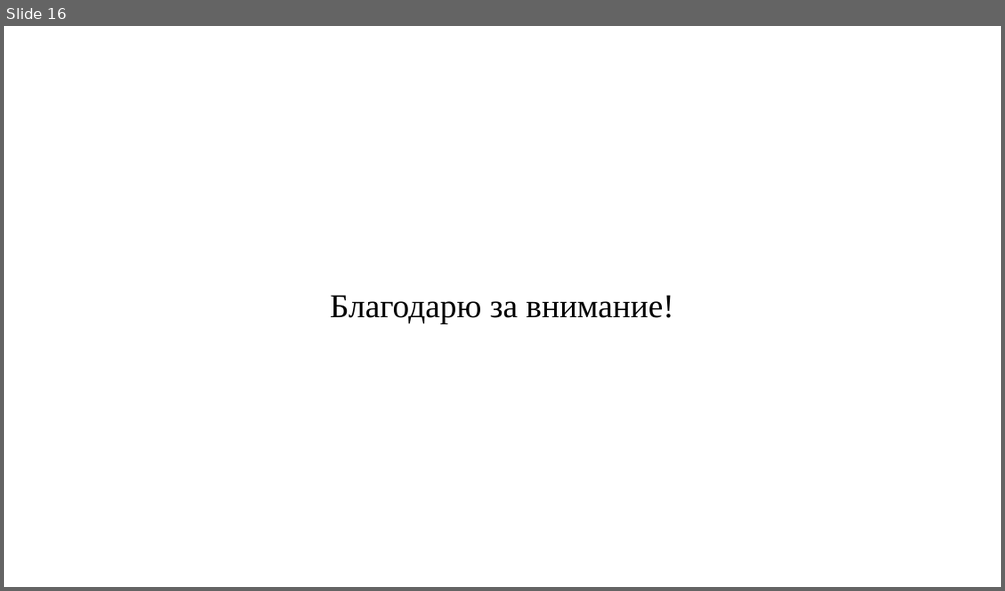
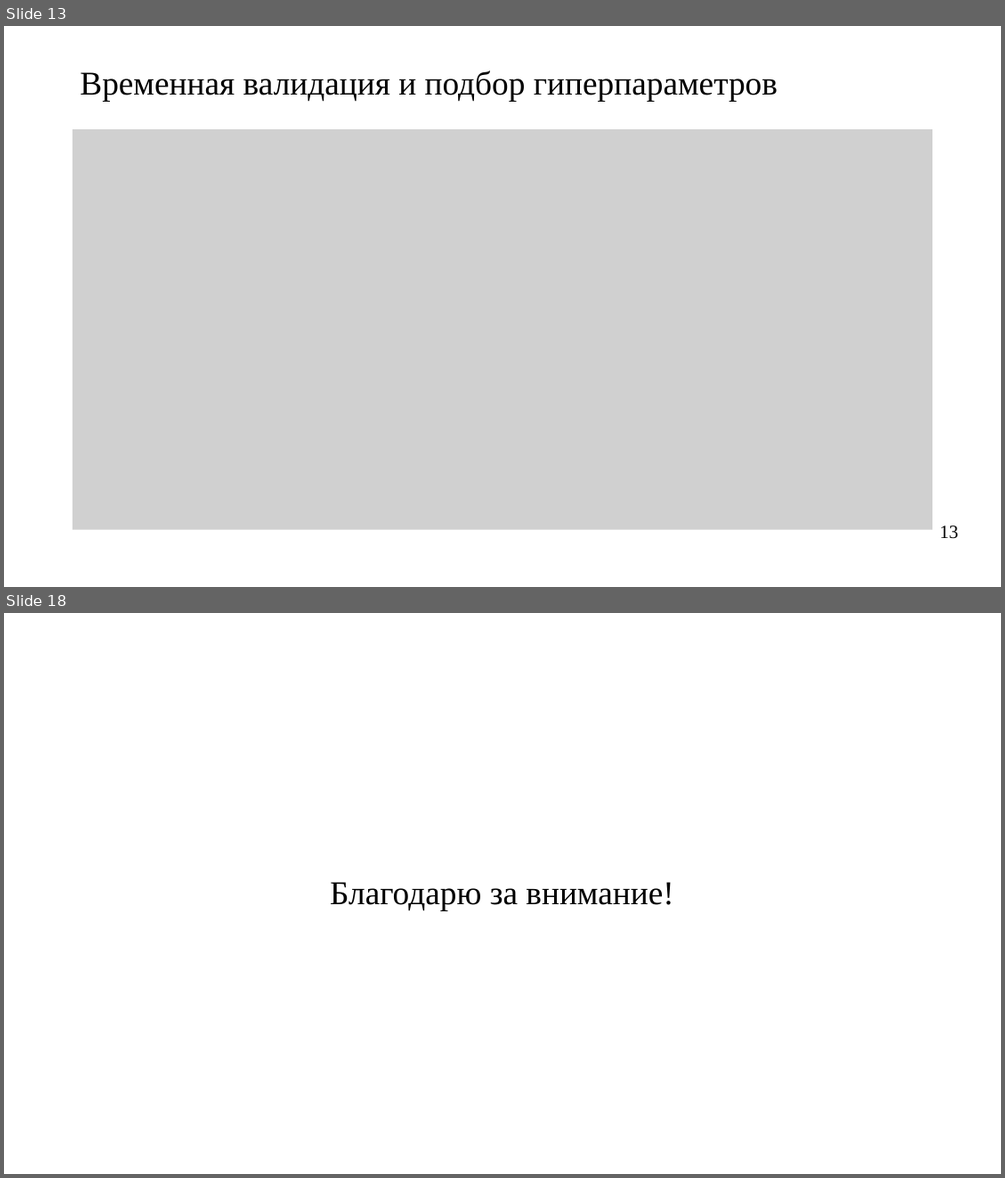
Before and after one commit to Kirill010/RTU-MIREA, a slide deck: 4 курс/8 семестр/Преддипломная практика/010304_22И1429_Ким_КС_презентация_предзащита.pptx. Shown one above the other, each under a label of ours: slide 16 before the commit, slides 13 and 18 after it; the slides between them are not shown. The pictures are 1005x591 and 1005x1178 pixels, drawn with LibreOffice and Linux fonts; fonts in the diff are those of the drawing; grey boxes stand for pictures. Boxes give left, top, right and bottom in pixels: in the first picture for what was removed or moved away, otherwise in the second. Text is boxed around its words. In the diff, an @@ line names an element or a change of style, - is before the commit and + after.

```diff
--- a/4 курс/8 семестр/Преддипломная практика/010304_22И1429_Ким_КС_презентация_предзащита.pptx
+++ b/4 курс/8 семестр/Преддипломная практика/010304_22И1429_Ким_КС_презентация_предзащита.pptx
@@ slide 13 added at (x1=4, y1=26, x2=1001, y2=587), background #FFFFFF @@
@@ title added at (x1=80, y1=70, x2=777, y2=101), 32 pt, text #000000 @@
+Временная валидация и подбор гиперпараметров
@@ picture added at (x1=73, y1=129, x2=933, y2=529) @@
@@ text added at (x1=939, y1=525, x2=958, y2=539), 18 pt, text #000000 @@
+13
@@ what was slide 16 is now slide 18 @@
```
Also in this commit, not shown: 8 slides changed, 2 other slides added, 6 other files.
